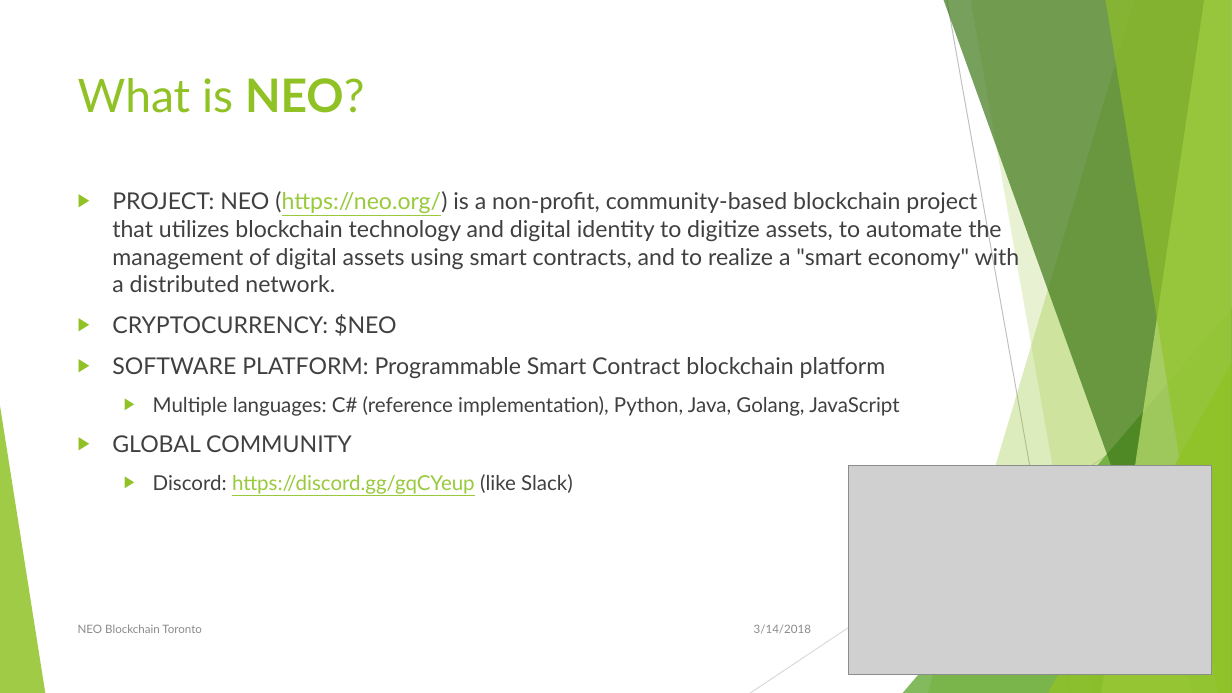
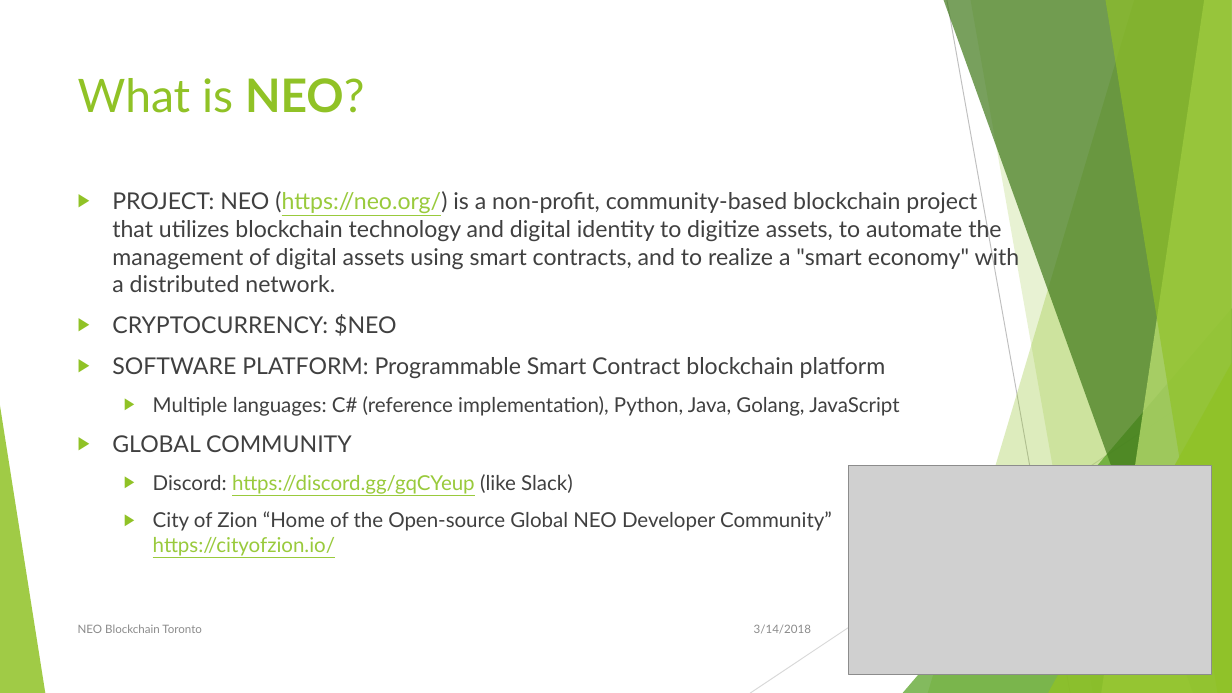
Before and after one commit to mwherman2000/neo-windocs, a slide deck: slide 6 of events/2018-neo-blockchain-toronto/NEO Blockchain-Toronto-20180314 Meetup-WIP.pptx. Drawn at 1232x693 pixels with LibreOffice and Linux fonts; fonts in the diff are those of the drawing; grey boxes stand for pictures. Boxes give left, top, right and bottom in pixels: in the first picture for what was removed or moved away, otherwise in the second. Text is boxed around its words. In the diff, an @@ line names an element or a change of style, - is before the commit and + after.

Commit message:
Updates

```diff
--- a/events/2018-neo-blockchain-toronto/NEO Blockchain-Toronto-20180314 Meetup-WIP.pptx
+++ b/events/2018-neo-blockchain-toronto/NEO Blockchain-Toronto-20180314 Meetup-WIP.pptx
@@ text at [153,511,832,556]: paragraph added @@
+  ▶ City of Zion “Home of the Open-source Global NEO Developer Community”
+    https://cityofzion.io/
```
Also in this commit, not shown: 2 slides added.
